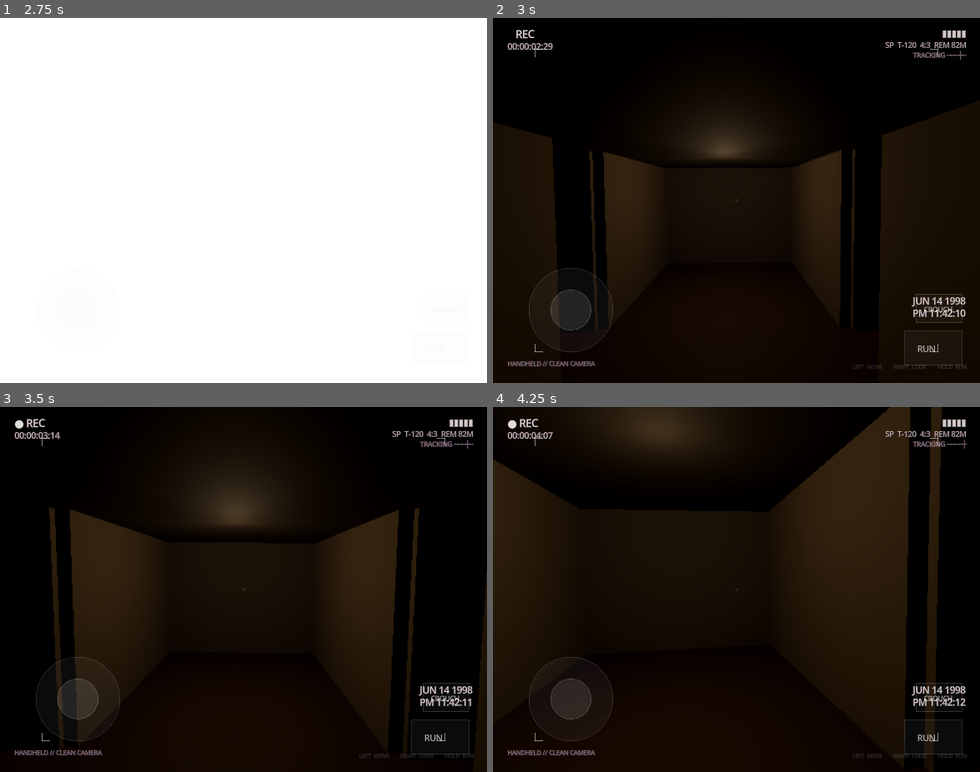
Above: before the commit, frames 1-4 (two rows, left to right).
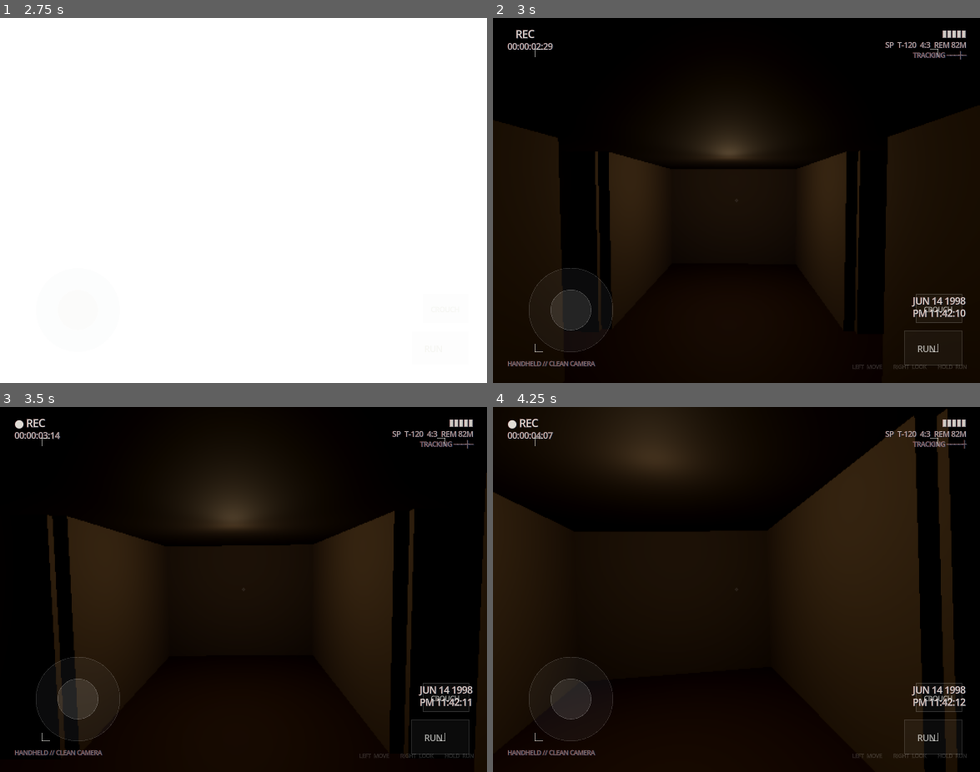
Above: after the commit, the same moments.

Repository: Goyimaticax1/vhs
Game: Godot game, scene res://main.tscn
The game is run twice, just before and just after one commit, with the same random seed, the same clock (stepped at 60 frames per second) and the same inputs.
Inputs (mouse positions are in pixels of both pictures, inside the frame that each line leads up to):
- Up to frame 1 (2.75 s): tap Enter at 0.5, 2 s; move the mouse to (267, 200) at 0.52 s; hold Shift (sprint) 0.53-1.28 s; hold W (move_forward) from 0.53 s (still down); click (267, 200) at 0.67 s; tap Space (jump) at 0.77, 1.25, 1.52 s; move the mouse to (219, 200) at 1.27 s; tap Shift (sprint) at 1.35, 2.3 s; move the mouse to (258, 193) at 2.02 s; hold F (toggle_torch) from 2.03 s (still down)
- Up to frame 2 (3 s): keep holding W (move_forward); tap Space (jump) at 2.75 s; move the mouse to (731, 207) at 2.77 s; release F (toggle_torch) at 2.78 s; tap V (toggle_vhs) at 2.85 s; click (731, 207) at 2.92 s
- Up to frame 3 (3.5 s): keep holding W (move_forward); tap Space (jump) at 3.02 s; tap Shift (sprint) at 3.05 s
- Up to frame 4 (4.25 s): keep holding W (move_forward); move the mouse to (770, 593) at 3.52 s; hold C from 3.53 s (still down); tap Space (jump) at 3.77 s; tap Shift (sprint) at 3.8 s

Frame 1 is identical in both runs. In frame 2, 2.8% of the frame differs, in the area x 0-94%, y 26-86%; in frame 3, 1.7%; in frame 4, 10%, in the area x 0-96%, y 0-100%.

Commit message:
Rig: smoothed shake output, handheld tilt/lean layer, heavier spring crouch (original feel), softer footsteps

Diff:
--- a/project/scripts/camera_rig.gd
+++ b/project/scripts/camera_rig.gd
@@ -2,17 +2,17 @@
 
 # Handheld camcorder operator rig.
 #
-# Shake comes from CameraShakify (scripts/camera_shakify.gd): real recorded
-# handheld takes replayed as curves, blended by locomotion state, exactly like
-# the Blender addon. No sine bob, no hand-rolled noise on the shake path.
+# Shake comes from CameraShakify (scripts/camera_shakify.gd): recorded handheld
+# takes replayed as curves, blended by locomotion state.
 #
-# Layout mirrors the UE5 spring-arm setup: the rig is the arm (position lag 5,
-# rotation lag 10, no collision test, length 0), the camera hangs off it and
-# does NOT use pawn control rotation of its own -- it only carries shake and
-# impulses.
-#
-# The torch is aimed from the RAW look input with a small predictive lead, so
-# the beam moves first and the camera settles into it.
+# Three layers, deliberately separate:
+#   1. ARM FOLLOW  - spring-arm lag, the operator's body catching up.
+#   2. SHAKE       - the Shakify take, now low-pass filtered on output so it
+#                    reads as a hand, not a vibration.
+#   3. TILT        - slow operator lean: into strafes, into turns, forward when
+#                    running, plus a wandering roll drift. This is the layer
+#                    that actually makes it look handheld rather than
+#                    gimbal-stabilised.
 #
 # Vertical offsets (crouch, landing dip) are applied in WORLD space on the rig,
 # never on the camera's local Y, or they tilt with the view.
@@ -38,11 +38,11 @@
 @export_category("Handheld arm sway amount per state")
 @export var idle_position_m: float = 0.0045
 @export var walk_position_m: float = 0.0085
-@export var sprint_position_m: float = 0.014
+@export var sprint_position_m: float = 0.0100
 @export var crouch_position_m: float = 0.0035
 @export var idle_rotation_deg: float = 0.10
 @export var walk_rotation_deg: float = 0.20
-@export var sprint_rotation_deg: float = 0.34
+@export var sprint_rotation_deg: float = 0.24
 @export var crouch_rotation_deg: float = 0.09
 
 @export_category("Operator behavior")
@@ -59,20 +59,36 @@
 ## Master blend. 0 = locked off, 1 = the take as recorded, >1 = exaggerated.
 @export_range(0.0, 3.0, 0.01) var shake_influence: float = 1.0
 ## Amplitude only.
-@export_range(0.0, 4.0, 0.01) var shake_scale: float = 1.35
+@export_range(0.0, 4.0, 0.01) var shake_scale: float = 1.00
 ## Playback rate of the take. 1.0 = as recorded.
-@export_range(0.05, 4.0, 0.01) var shake_speed: float = 1.0
+@export_range(0.05, 4.0, 0.01) var shake_speed: float = 0.92
+## Output low-pass, in Hz-ish response. Lower = smoother / less snappy.
+@export_range(1.0, 40.0, 0.1) var shake_smoothing: float = 6.5
 @export var shake_pitch_ratio: float = 0.85
 @export var shake_roll_ratio: float = 0.60
 ## Floor on the shake while standing still, so the operator never goes rigid.
 @export_range(0.0, 1.0, 0.01) var shake_idle_floor: float = 0.55
 @export var move_start_threshold: float = 0.18
 
+@export_category("Handheld tilt / lean")
+## Roll into a strafe, like leaning the camera with your shoulder.
+@export var tilt_strafe_deg: float = 2.40
+## Roll into a turn.
+@export var tilt_turn_deg: float = 3.20
+## Slow wandering roll that never repeats. The main 'handheld' tell.
+@export var tilt_drift_deg: float = 0.70
+## Roll that alternates with the footstep side.
+@export var tilt_step_deg: float = 0.55
+## Pitch forward when running, back when braking.
+@export var tilt_lean_pitch_deg: float = 1.20
+## How fast the tilt layer responds. Keep this slow; it is a body, not a servo.
+@export_range(0.5, 20.0, 0.1) var tilt_smoothing: float = 3.6
+
 @export_category("Footstep impacts (distance based, aperiodic)")
 @export var step_length_m: float = 0.80
 @export_range(0.0, 0.5, 0.01) var step_length_jitter: float = 0.16
-@export var step_kick_deg: float = 0.78
-@export var step_drop_m: float = 0.0095
+@export var step_kick_deg: float = 0.52
+@export var step_drop_m: float = 0.0068
 @export var step_lateral_ratio: float = 0.65
 
 @export_category("Breathing / exertion")
@@ -81,10 +97,17 @@
 @export var exertion_gain_per_second: float = 0.34
 @export var exertion_recovery_per_second: float = 0.20
 
-@export_category("Crouch")
-@export var crouch_follow_speed: float = 14.0
-@export var crouch_tilt_pitch_deg: float = 1.8
-@export var crouch_tilt_roll_deg: float = 1.1
+@export_category("Crouch (heavy, sprung)")
+## Mass-spring instead of a lerp: the body drops with weight, then settles with
+## a small overshoot. This is the feel from the original script, not the flat
+## exponential ease.
+@export var crouch_spring: float = 44.0
+@export var crouch_damping: float = 9.0
+## Signs match the original script: going down pitches the lens up slightly and
+## rolls it, as the operator's weight shifts.
+@export var crouch_tilt_pitch_deg: float = 2.90
+@export var crouch_tilt_roll_deg: float = 2.10
+@export var crouch_tilt_gain: float = 1.05
 
 @export_category("Landing dip")
 @export var land_spring: float = 150.0
@@ -132,6 +155,7 @@
 
 var crouch_offset: float = 0.0
 var crouch_current: float = 0.0
+var crouch_velocity: float = 0.0
 var crouch_rate: float = 0.0
 
 var current_fov: float = 66.0
@@ -144,6 +168,10 @@
 var crouch_tilt_pitch: float = 0.0
 var crouch_tilt_roll: float = 0.0
 
+var tilt_roll: float = 0.0
+var tilt_pitch: float = 0.0
+var step_side_smooth: float = 0.0
+
 var land_disp: float = 0.0
 var land_vel: float = 0.0
 
@@ -156,6 +184,7 @@
 var noise_mid: FastNoiseLite = FastNoiseLite.new()
 var breath_noise: FastNoiseLite = FastNoiseLite.new()
 var energy_noise: FastNoiseLite = FastNoiseLite.new()
+var tilt_noise: FastNoiseLite = FastNoiseLite.new()
 
 var shake_time: float = 0.0
 var breath_time: float = 0.0
@@ -189,6 +218,9 @@
     energy_noise.seed = 77003
     energy_noise.frequency = 1.0
     energy_noise.fractal_octaves = 2
+    tilt_noise.seed = 60611
+    tilt_noise.frequency = 1.0
+    tilt_noise.fractal_octaves = 3
     regrip_timer = randf_range(regrip_min_seconds, regrip_max_seconds)
     next_step_distance = step_length_m
     shake_time = randf() * 37.0
@@ -196,11 +228,8 @@
         torch_pivot.call("set_enabled", torch_enabled_on_start)
     if camera != null:
         camera.fov = default_fov
-        current_fov = default_fov
-        target_fov = default_fov
-    else:
-        current_fov = default_fov
-        target_fov = default_fov
+    current_fov = default_fov
+    target_fov = default_fov
 
 func feed_look_velocity(value: Vector2) -> void:
     look_velocity = look_velocity.lerp(value, 0.35)
@@ -252,17 +281,31 @@
 
 func _process(delta: float) -> void:
     elapsed += delta
+    _update_look_rates(delta)
     _update_state_weights(delta)
     _update_exertion(delta)
     _update_crouch(delta)
     _update_land_spring(delta)
     _update_arm_sway(delta)
     _update_handheld_shake(delta)
+    _update_handheld_tilt(delta)
     _update_footsteps(delta)
     _update_impulse(delta)
     _update_zoom(delta)
     _compose_camera_transform()
     _update_torch(delta)
+
+# Raw, unlagged look rates. Used by both the tilt layer and the torch lead.
+func _update_look_rates(delta: float) -> void:
+    var raw_yaw: float = player.rotation.y
+    var raw_pitch: float = player.pitch
+    var yaw_delta: float = wrapf(raw_yaw - prev_look_yaw + PI, 0.0, TAU) - PI
+    var pitch_delta: float = raw_pitch - prev_look_pitch
+    prev_look_yaw = raw_yaw
+    prev_look_pitch = raw_pitch
+    var smoothing: float = 1.0 - exp(-torch_rate_smoothing * delta)
+    look_yaw_rate = lerp(look_yaw_rate, yaw_delta / maxf(delta, 0.0001), smoothing)
+    look_pitch_rate = lerp(look_pitch_rate, pitch_delta / maxf(delta, 0.0001), smoothing)
 
 func _update_state_weights(delta: float) -> void:
     current_horizontal_speed = Vector2(player.velocity.x, player.velocity.z).length()
@@ -301,14 +344,19 @@
         exertion -= exertion_recovery_per_second * delta
     exertion = clampf(exertion, 0.0, 1.0)
 
+# Sprung crouch. The eye carries momentum into the drop and settles with a
+# small rebound, which is what makes it feel like a body rather than a slider.
 func _update_crouch(delta: float) -> void:
     var previous: float = crouch_current
-    crouch_current = lerp(crouch_current, crouch_offset, 1.0 - exp(-crouch_follow_speed * delta))
+    var force: float = (crouch_offset - crouch_current) * crouch_spring
+    crouch_velocity += force * delta
+    crouch_velocity *= exp(-crouch_damping * delta)
+    crouch_current += crouch_velocity * delta
     crouch_rate = (crouch_current - previous) / maxf(delta, 0.0001)
 
     var response: float = 1.0 - exp(-state_blend_speed * delta)
-    var tilt_raw: float = clampf(crouch_rate * 1.4, -1.0, 1.0)
-    crouch_tilt_pitch = lerp(crouch_tilt_pitch, tilt_raw * crouch_tilt_pitch_deg, response)
+    var tilt_raw: float = clampf(crouch_rate * crouch_tilt_gain, -1.0, 1.0)
+    crouch_tilt_pitch = lerp(crouch_tilt_pitch, tilt_raw * -crouch_tilt_pitch_deg, response)
     crouch_tilt_roll = lerp(crouch_tilt_roll, tilt_raw * crouch_tilt_roll_deg, response)
 
 func _update_arm_sway(delta: float) -> void:
@@ -409,15 +457,16 @@
     return current + velocity * delta
 
 # Blend the four Shakify takes by locomotion weight and play them on a single
-# advancing cursor, so a state change crossfades takes instead of restarting
-# one.
+# advancing cursor, then low-pass the RESULT. Filtering the output rather than
+# the tables means state crossfades are smooth too, and it is what kills the
+# snappiness without flattening the gesture.
 func _update_handheld_shake(delta: float) -> void:
     var speed_ref: float = maxf(player.walk_speed, 0.01) * (w_idle + w_walk) + sprint_speed_reference() * w_sprint + maxf(player.crouch_speed, 0.01) * w_crouch
     var response: float = 1.0 - exp(-state_blend_speed * delta)
     var intensity_target: float = clampf(current_horizontal_speed / maxf(speed_ref, 0.01), 0.0, 1.25) if is_moving else 0.0
     move_intensity = lerp(move_intensity, intensity_target, response)
 
-    shake_time += delta * shake_speed * lerp(0.9, 1.18, clampf(move_intensity, 0.0, 1.0))
+    shake_time += delta * shake_speed * lerp(0.92, 1.10, clampf(move_intensity, 0.0, 1.0))
 
     var weights: Array[float] = [w_idle, w_walk, w_sprint, w_crouch]
     var loc: Vector3 = Vector3.ZERO
@@ -430,17 +479,48 @@
         loc += (s["loc"] as Vector3) * w
         rot_deg += (s["rot_deg"] as Vector3) * w
 
-    var energy: float = 1.0 + energy_noise.get_noise_1d(elapsed * 0.23) * 0.22
+    var energy: float = 1.0 + energy_noise.get_noise_1d(elapsed * 0.23) * 0.18
     var gate: float = lerp(shake_idle_floor, 1.0, clampf(move_intensity, 0.0, 1.0))
-    var k: float = shake_influence * shake_scale * energy * gate * (1.0 + exertion * 0.35)
-
-    shake_position = loc * k
-    shake_rotation_deg = Vector3(
+    var k: float = shake_influence * shake_scale * energy * gate * (1.0 + exertion * 0.25)
+
+    var target_position: Vector3 = loc * k
+    var target_rotation: Vector3 = Vector3(
         rot_deg.x * shake_pitch_ratio,
         rot_deg.y,
         rot_deg.z * shake_roll_ratio
     ) * k
 
+    var filter: float = 1.0 - exp(-shake_smoothing * delta)
+    shake_position = shake_position.lerp(target_position, filter)
+    shake_rotation_deg = shake_rotation_deg.lerp(target_rotation, filter)
+
+# Slow operator lean. Everything here is deliberately low frequency; it is the
+# difference between 'camera attached to a head' and 'camera held in hands'.
+func _update_handheld_tilt(delta: float) -> void:
+    var yaw_basis: Basis = Basis(Vector3.UP, player.rotation.y)
+    var local_velocity: Vector3 = yaw_basis.inverse() * player.velocity
+    var speed_ref: float = sprint_speed_reference()
+
+    var strafe: float = clampf(local_velocity.x / speed_ref, -1.0, 1.0)
+    var forward: float = clampf(-local_velocity.z / speed_ref, -1.0, 1.0)
+    var turn: float = clampf(look_yaw_rate * 0.22, -1.0, 1.0)
+
+    var drift: float = tilt_noise.get_noise_1d(elapsed * 0.31) * (1.0 + exertion * 0.8)
+    step_side_smooth = lerp(step_side_smooth, step_side, 1.0 - exp(-4.5 * delta))
+
+    var target_roll: float = 0.0
+    target_roll += -strafe * tilt_strafe_deg
+    target_roll += turn * tilt_turn_deg
+    target_roll += drift * tilt_drift_deg
+    target_roll += step_side_smooth * tilt_step_deg * move_intensity
+
+    var target_pitch: float = forward * tilt_lean_pitch_deg * lerp(0.6, 1.0, w_sprint)
+    target_pitch += tilt_noise.get_noise_1d(elapsed * 0.27 + 51.0) * tilt_drift_deg * 0.5
+
+    var response: float = 1.0 - exp(-tilt_smoothing * delta)
+    tilt_roll = lerp(tilt_roll, target_roll, response)
+    tilt_pitch = lerp(tilt_pitch, target_pitch, response)
+
 func _update_footsteps(delta: float) -> void:
     if not is_moving:
         step_distance = maxf(step_distance - delta * 0.5, 0.0)
@@ -451,17 +531,17 @@
         return
 
     step_distance = 0.0
-    var stride: float = step_length_m * lerp(1.0, 1.25, w_sprint) * lerp(1.0, 0.72, w_crouch)
+    var stride: float = step_length_m * lerp(1.0, 1.35, w_sprint) * lerp(1.0, 0.72, w_crouch)
     next_step_distance = stride * randf_range(1.0 - step_length_jitter, 1.0 + step_length_jitter)
     step_side = -step_side
 
-    var strength: float = clampf(current_horizontal_speed / sprint_speed_reference(), 0.30, 1.15)
+    var strength: float = clampf(current_horizontal_speed / sprint_speed_reference(), 0.30, 1.05)
     strength *= lerp(1.0, 0.45, w_crouch)
 
     impulse_rot_vel += Vector3(
-        deg_to_rad(step_kick_deg * strength * randf_range(0.75, 1.25)),
-        deg_to_rad(step_side * step_kick_deg * 0.45 * strength * randf_range(0.6, 1.3)),
-        deg_to_rad(-step_side * step_kick_deg * 0.70 * strength * randf_range(0.7, 1.2))
+        deg_to_rad(step_kick_deg * strength * randf_range(0.8, 1.2)),
+        deg_to_rad(step_side * step_kick_deg * 0.40 * strength * randf_range(0.7, 1.2)),
+        deg_to_rad(-step_side * step_kick_deg * 0.65 * strength * randf_range(0.75, 1.15))
     )
     impulse_pos_vel += Vector3(
         step_side * step_drop_m * step_lateral_ratio,
@@ -498,36 +578,24 @@
         return
     camera.position = shake_position + impulse_pos
     camera.rotation = Vector3(
-        deg_to_rad(shake_rotation_deg.x + crouch_tilt_pitch) + impulse_rot.x,
+        deg_to_rad(shake_rotation_deg.x + crouch_tilt_pitch + tilt_pitch) + impulse_rot.x,
         deg_to_rad(shake_rotation_deg.y) + impulse_rot.y,
-        deg_to_rad(shake_rotation_deg.z + crouch_tilt_roll) + impulse_rot.z
+        deg_to_rad(shake_rotation_deg.z + crouch_tilt_roll + tilt_roll) + impulse_rot.z
     )
 
 # The torch is aimed in WORLD space from the raw, unlagged look input plus a
 # short predictive lead, so during a turn the beam is already on the new
 # heading while the spring-filtered camera is still swinging onto it.
-func _update_torch(delta: float) -> void:
+func _update_torch(_delta: float) -> void:
     if torch_pivot == null:
         return
-
-    var raw_yaw: float = player.rotation.y
-    var raw_pitch: float = player.pitch
-
-    var yaw_delta: float = wrapf(raw_yaw - prev_look_yaw + PI, 0.0, TAU) - PI
-    var pitch_delta: float = raw_pitch - prev_look_pitch
-    prev_look_yaw = raw_yaw
-    prev_look_pitch = raw_pitch
-
-    var smoothing: float = 1.0 - exp(-torch_rate_smoothing * delta)
-    look_yaw_rate = lerp(look_yaw_rate, yaw_delta / maxf(delta, 0.0001), smoothing)
-    look_pitch_rate = lerp(look_pitch_rate, pitch_delta / maxf(delta, 0.0001), smoothing)
 
     var lead_cap: float = deg_to_rad(torch_lead_max_deg)
     var yaw_lead: float = clampf(look_yaw_rate * torch_lead_seconds, -lead_cap, lead_cap)
     var pitch_lead: float = clampf(look_pitch_rate * torch_lead_seconds, -lead_cap, lead_cap)
 
     torch_pivot.global_rotation = Vector3(
-        clampf(raw_pitch + pitch_lead, -1.45, 1.45),
-        raw_yaw + yaw_lead,
+        clampf(player.pitch + pitch_lead, -1.45, 1.45),
+        player.rotation.y + yaw_lead,
         0.0
     )
--- a/project/scripts/player.gd
+++ b/project/scripts/player.gd
@@ -12,13 +12,15 @@
 
 @export_category("Crouch")
 @export var crouch_height_scale: float = 0.56
-## Was 1.7, which took well over a second to settle and felt broken.
-@export var crouch_blend_speed: float = 9.0
-## How far the EYE drops when crouched, in metres. This is deliberately not
-## derived from the capsule shrink: the old code dropped the eye by the full
-## capsule delta (~0.76 m), sinking the view near the floor and below the
-## collider. A real crouch lowers the eye about 0.55-0.65 m.
-@export var crouch_eye_drop_m: float = 0.62
+## Back to the slow, weighty blend from the original script (it was 1.7 there;
+## 2.0 keeps that heaviness without the >1s dead zone). The rig runs the eye
+## drop through a mass-spring on top, so this only shapes the intent, not the
+## final motion.
+@export var crouch_blend_speed: float = 2.0
+## How far the EYE drops when crouched, in metres. The original dropped by the
+## full capsule delta (~0.76 m). This is close to that, minus enough to keep
+## the view above the collider.
+@export var crouch_eye_drop_m: float = 0.72
 
 @export_category("Look")
 @export var mouse_sensitivity: float = 0.0024
